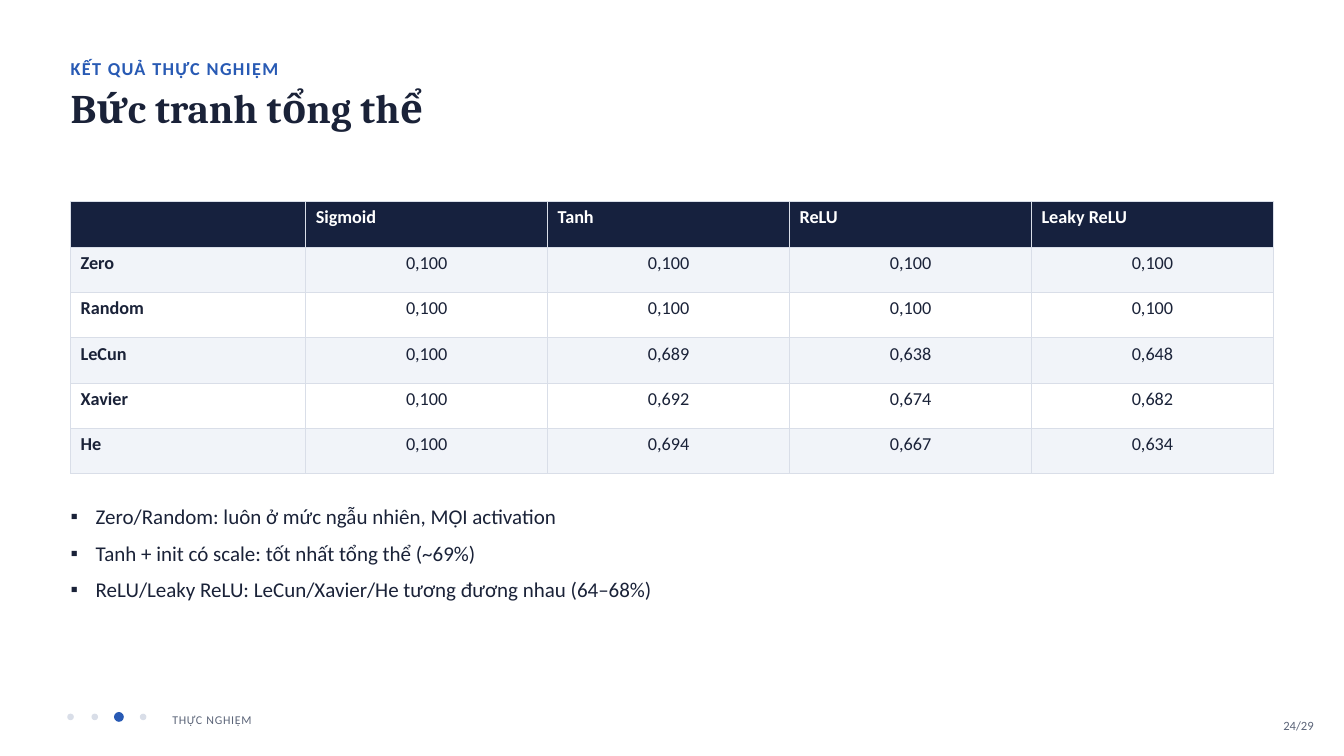
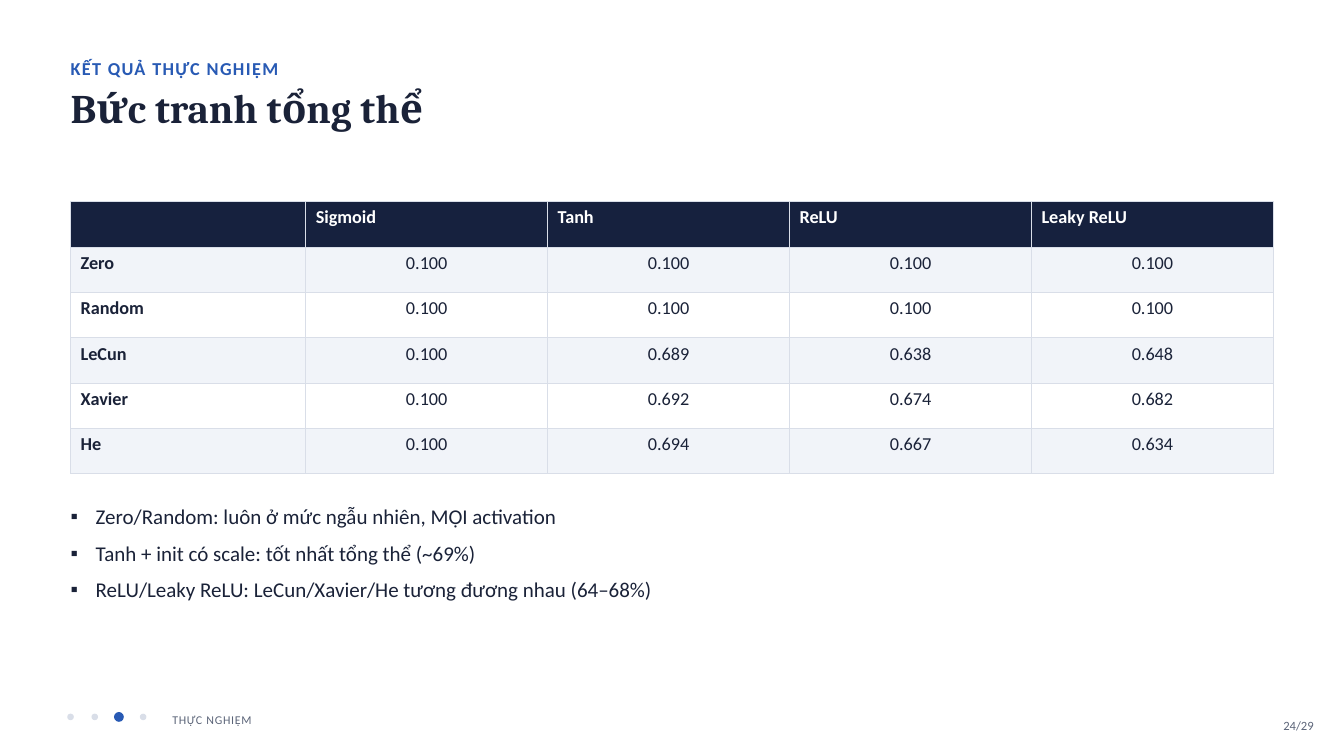
Before and after one commit to quankane/latex-web, a slide deck: slide 24 of report/Slide_Backprop_Initialization.pptx. Drawn at 1344x756 pixels with LibreOffice and Linux fonts; fonts in the diff are those of the drawing. Boxes give left, top, right and bottom in pixels: in the first picture for what was removed or moved away, otherwise in the second. Text is boxed around its words. In the diff, an @@ line names an element or a change of style, - is before the commit and + after.

```diff
--- a/report/Slide_Backprop_Initialization.pptx
+++ b/report/Slide_Backprop_Initialization.pptx
@@ table at <box>71,202,1273,474</box> @@
-row 2: Zero | 0,100 | 0,100 | 0,100 | 0,100
+row 2: Zero | 0.100 | 0.100 | 0.100 | 0.100
-row 3: Random | 0,100 | 0,100 | 0,100 | 0,100
+row 3: Random | 0.100 | 0.100 | 0.100 | 0.100
-row 4: LeCun | 0,100 | 0,689 | 0,638 | 0,648
+row 4: LeCun | 0.100 | 0.689 | 0.638 | 0.648
-row 5: Xavier | 0,100 | 0,692 | 0,674 | 0,682
+row 5: Xavier | 0.100 | 0.692 | 0.674 | 0.682
-row 6: He | 0,100 | 0,694 | 0,667 | 0,634
+row 6: He | 0.100 | 0.694 | 0.667 | 0.634
```
Also in this commit, not shown: 13 other slides changed, 7 other files.
